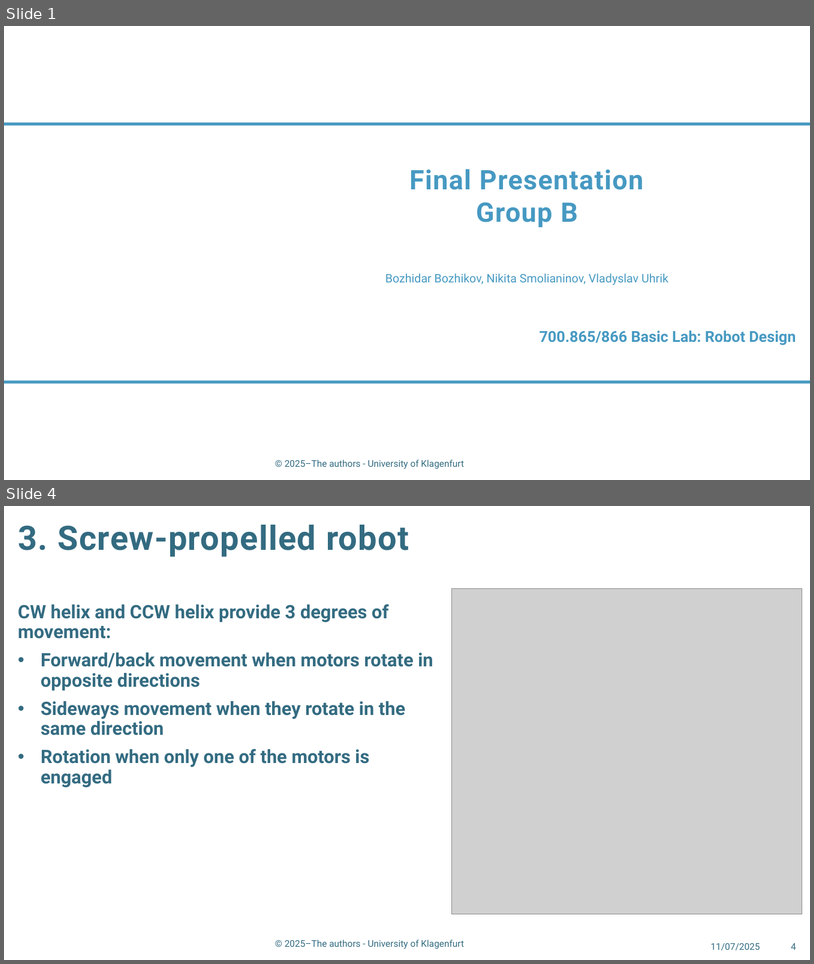
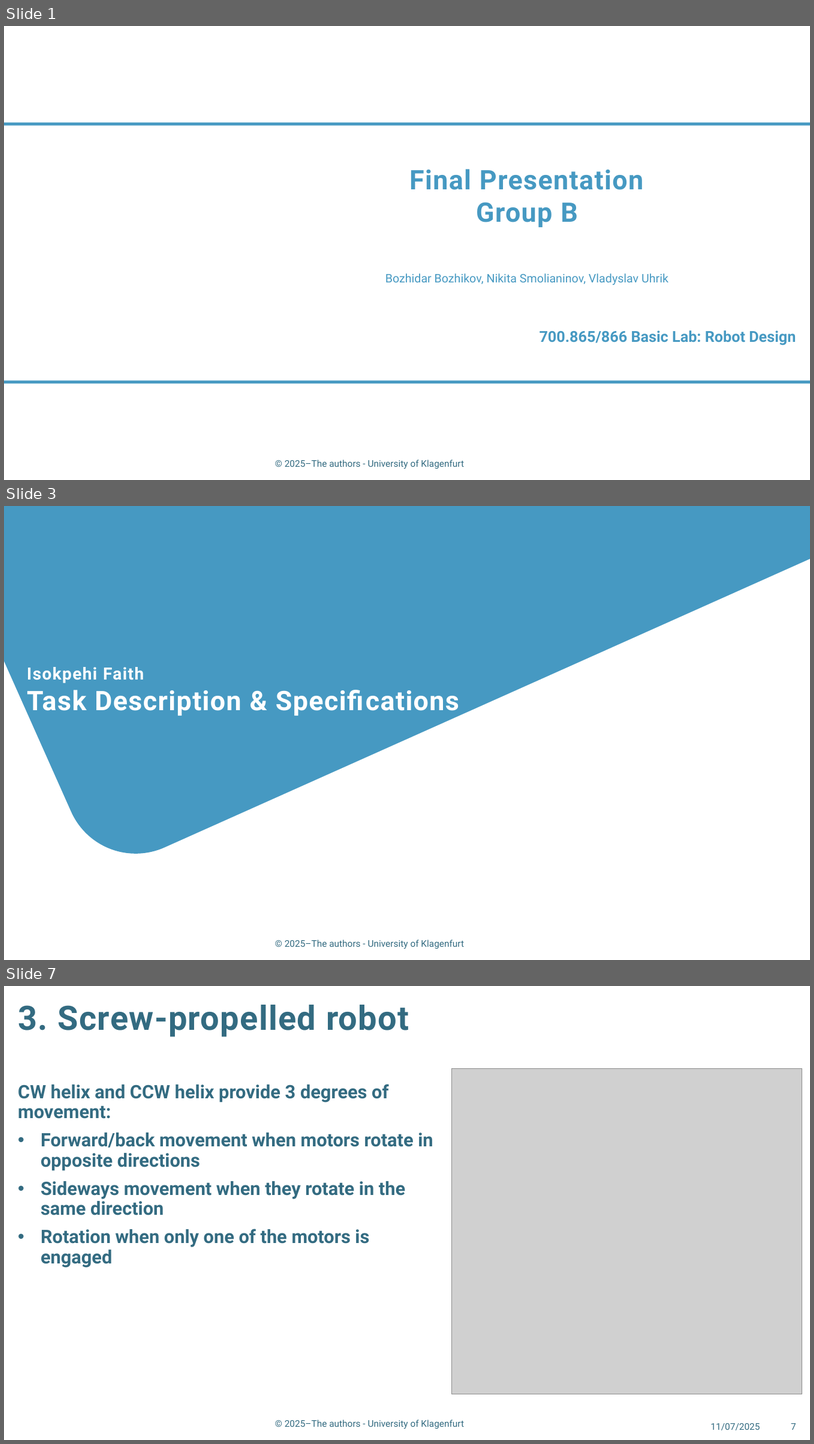
Before and after one commit to 2-hardcore-4-u/RobotDesign2025, a slide deck: presentation.pptx. Shown one above the other, each under a label of ours: slides 1 and 4 before the commit, slides 1, 3 and 7 after it; the slides between them are not shown. The pictures are 814x964 and 814x1444 pixels, drawn with LibreOffice and Linux fonts; fonts in the diff are those of the drawing; grey boxes stand for pictures; background and template pictures are left out. Boxes give left, top, right and bottom in pixels: in the first picture for what was removed or moved away, otherwise in the second. Text is boxed around its words. In the diff, an @@ line names an element or a change of style, - is before the commit and + after.

```diff
--- a/presentation.pptx
+++ b/presentation.pptx
@@ slide 3 added at bbox=[4, 506, 810, 960], background #FFFFFF; not listed: 1 template element that a slide beside it also shows @@
@@ rounded rectangle added at bbox=[4, 506, 810, 876], fill #4699C2 @@
@@ title added at bbox=[27, 667, 459, 717], 32 pt, text #FFFFFF, bold @@
+Isokpehi Faith
+Task Description & Specifications
@@ what was slide 4 is now slide 7 @@
@@ page number at bbox=[791, 1423, 797, 1429]: text changed @@
-4
+7
```
Also in this commit, not shown: 2 slides changed, 3 other slides added, 1 other file.
